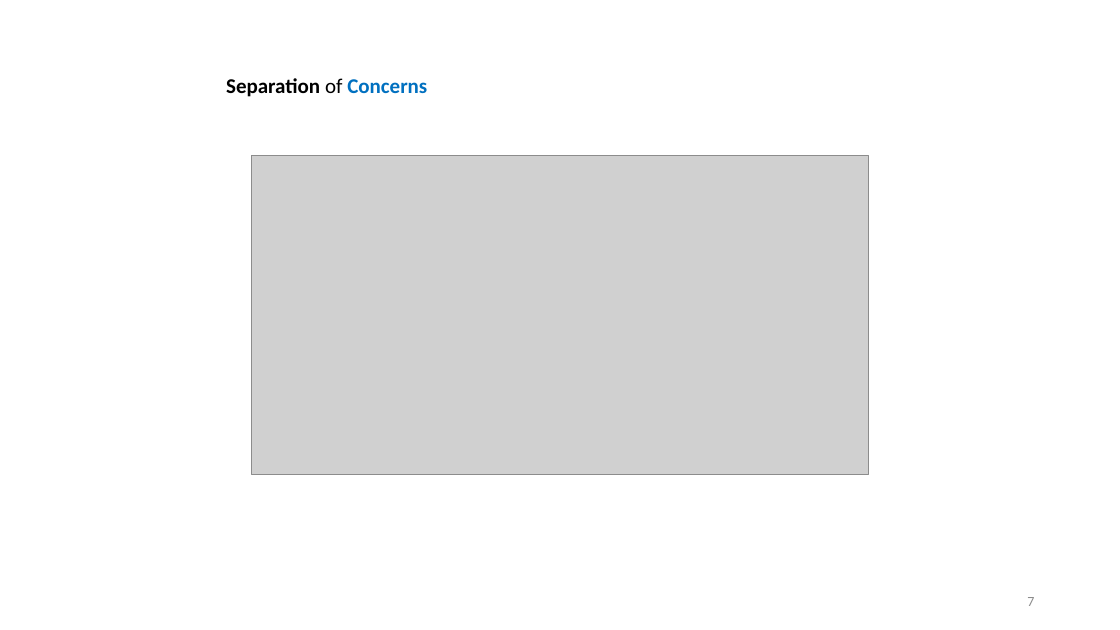
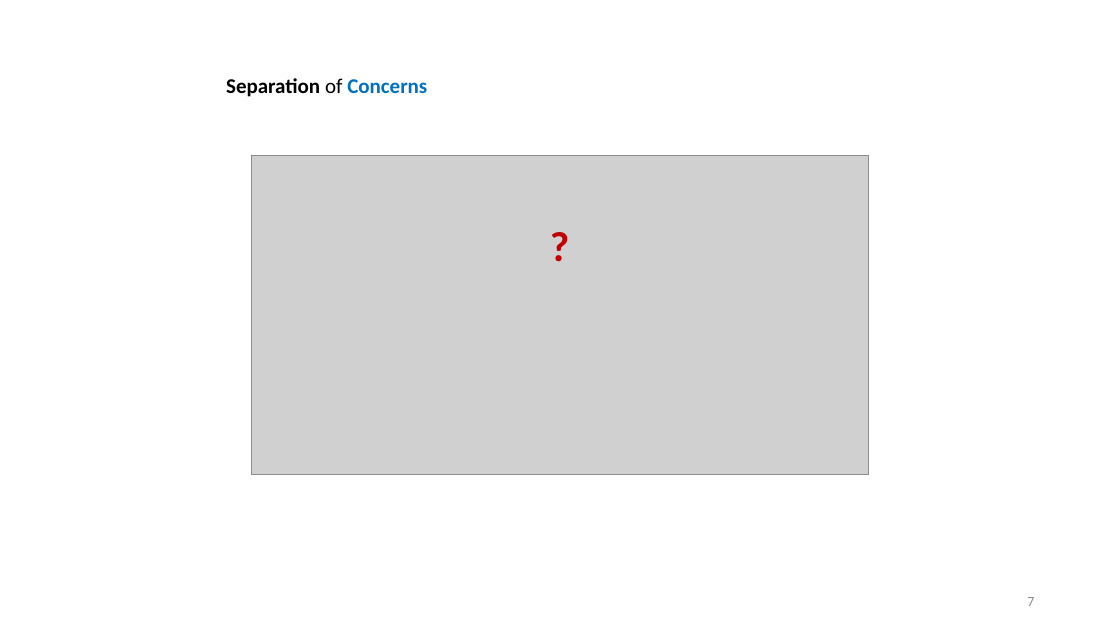
Before and after one commit to hhko/ArchDdd, a slide deck: slide 7 of README.pptx. Drawn at 1120x630 pixels with LibreOffice and Linux fonts; fonts in the diff are those of the drawing; grey boxes stand for pictures. Boxes give left, top, right and bottom in pixels: in the first picture for what was removed or moved away, otherwise in the second. Text is boxed around its words. In the diff, an @@ line names an element or a change of style, - is before the commit and + after.

```diff
--- a/README.pptx
+++ b/README.pptx
@@ text added at bbox=[542, 215, 579, 275], 36 pt, text #C00000, bold @@
+?
```
Also in this commit, not shown: 22 other slides changed, 5 slides added, 20 other files.
